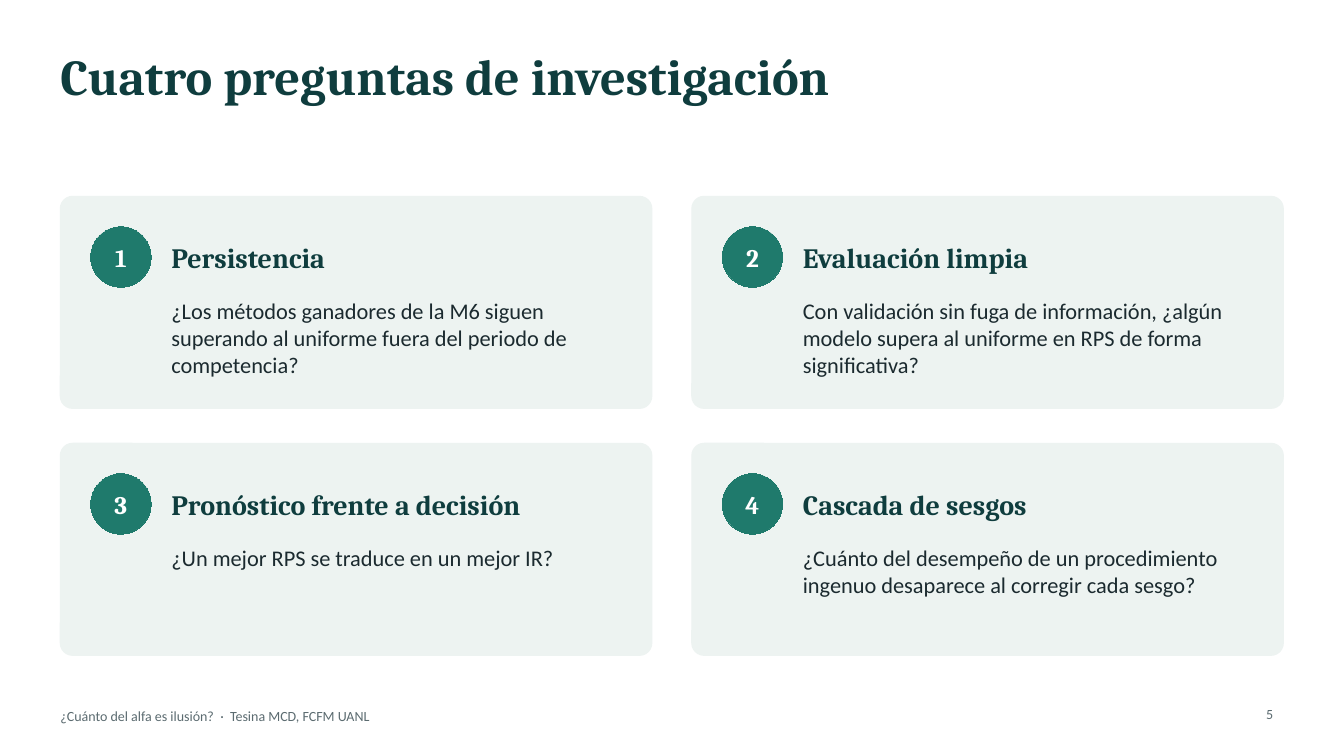
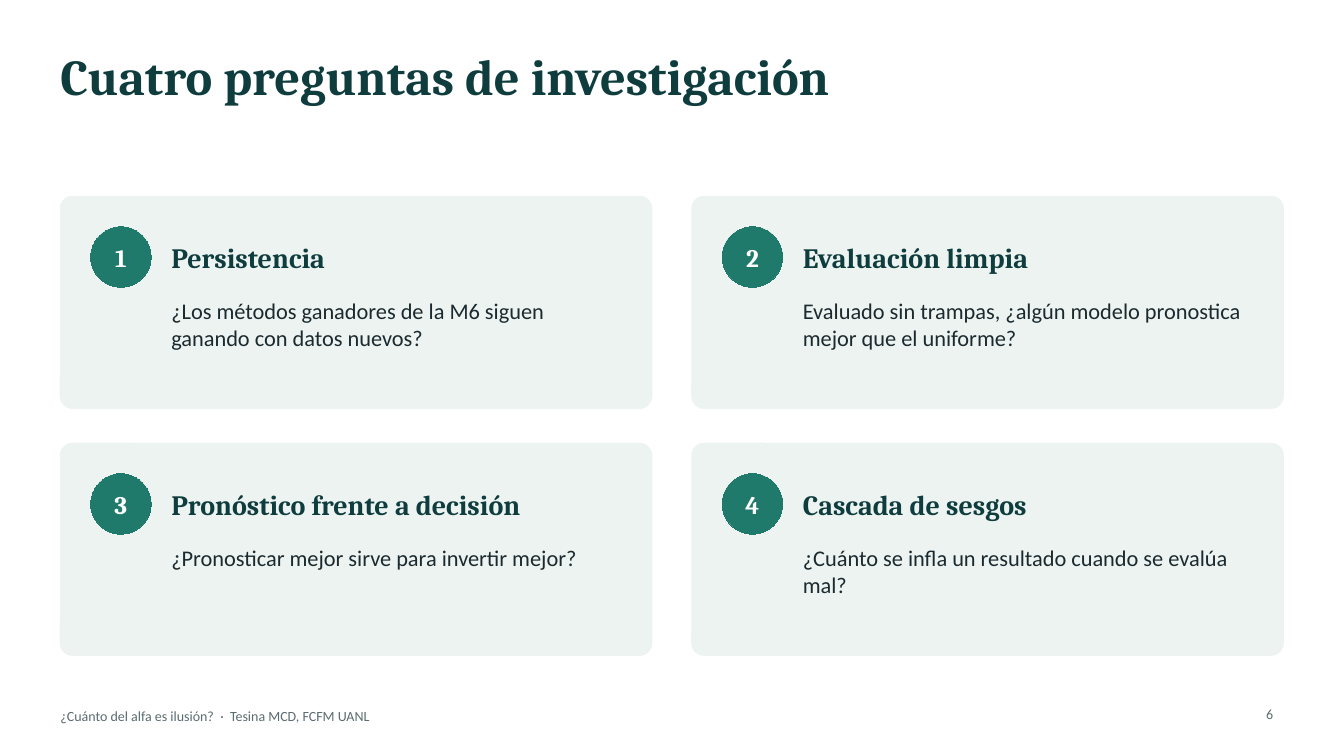
Before and after one commit to marcgym2/tesina-m6, a slide deck: slide 6 of thesis/slides/tesina_defensa.pptx (slide 5 before the commit). Drawn at 1344x756 pixels with LibreOffice and Linux fonts; fonts in the diff are those of the drawing. Boxes give left, top, right and bottom in pixels: in the first picture for what was removed or moved away, otherwise in the second. Text is boxed around its words. In the diff, an @@ line names an element or a change of style, - is before the commit and + after.

```diff
--- a/thesis/slides/tesina_defensa.pptx
+++ b/thesis/slides/tesina_defensa.pptx
@@ text at [171,303,544,350]: text changed @@
-¿Los métodos ganadores de la M6 siguen superando al uniforme fuera del periodo de competencia?
+¿Los métodos ganadores de la M6 siguen ganando con datos nuevos?
@@ text at [803,303,1240,350]: text changed @@
-Con validación sin fuga de información, ¿algún modelo supera al uniforme en RPS de forma significativa?
+Evaluado sin trampas, ¿algún modelo pronostica mejor que el uniforme?
@@ text at [171,550,576,570]: text changed @@
-¿Un mejor RPS se traduce en un mejor IR?
+¿Pronosticar mejor sirve para invertir mejor?
@@ text at [803,550,1227,593]: text changed @@
-¿Cuánto del desempeño de un procedimiento ingenuo desaparece al corregir cada sesgo?
+¿Cuánto se infla un resultado cuando se evalúa mal?
@@ page number at [1266,709,1273,719]: text changed @@
-5
+6
```
Also in this commit, not shown: 11 other slides changed, 3 slides added, 1 slide removed, 1 other file.
